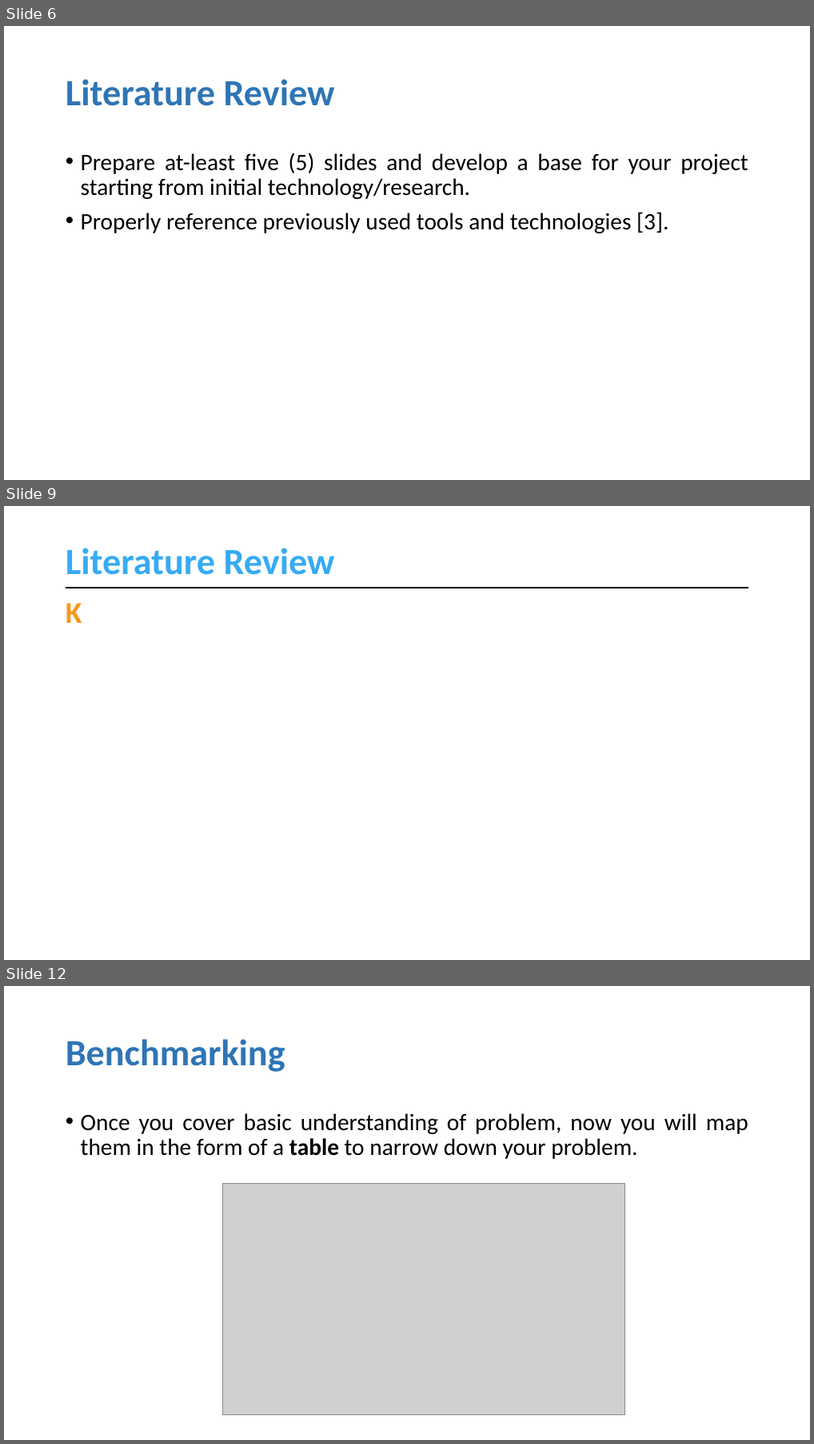
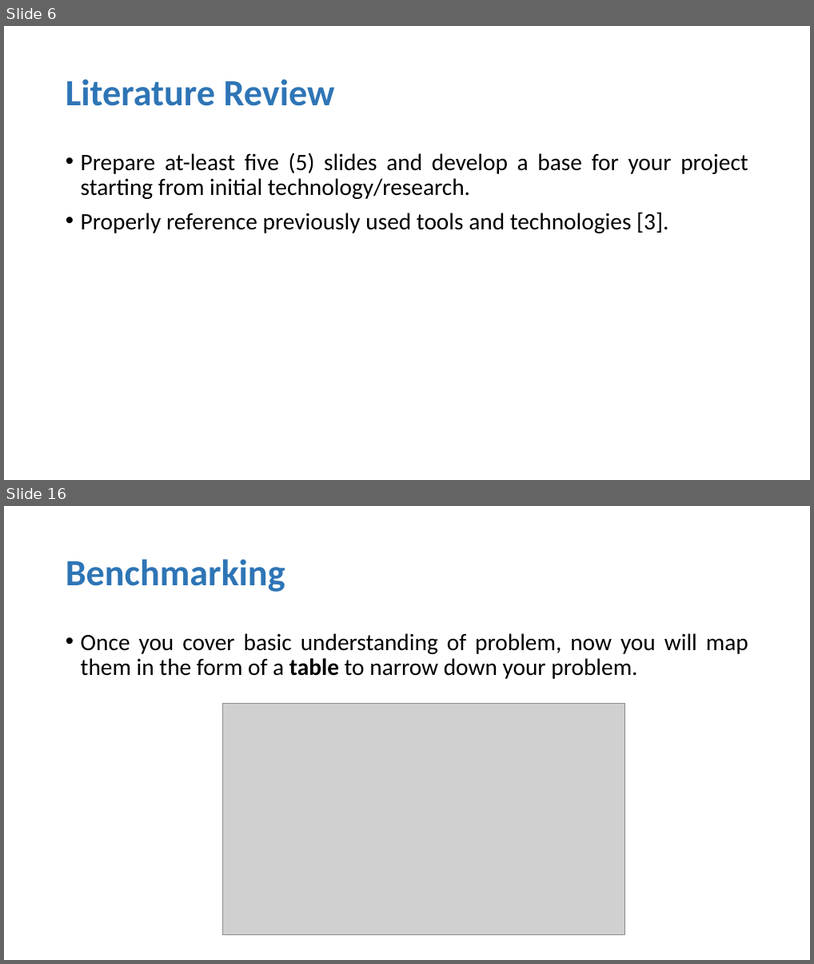
Before and after one commit to muhammadahsanmirza/fyp-constituency-connect, a slide deck: 4- Idea Evaluation/Idea Evaluation Slides (Filled).pptx. Shown one above the other, each under a label of ours: slides 6, 9 and 12 before the commit, slides 6 and 16 after it; the slides between them are not shown. The pictures are 814x1444 and 814x964 pixels, drawn with LibreOffice and Linux fonts; fonts in the diff are those of the drawing; grey boxes stand for pictures. Boxes give left, top, right and bottom in pixels: in the first picture for what was removed or moved away, otherwise in the second. Text is boxed around its words. In the diff, an @@ line names an element or a change of style, - is before the commit and + after.

Commit message:
Add Literature Review in Idea Evaluation Slides

```diff
--- a/4- Idea Evaluation/Idea Evaluation Slides (Filled).pptx
+++ b/4- Idea Evaluation/Idea Evaluation Slides (Filled).pptx
@@ slide 9 removed at (4, 506, 810, 960), background #FFFFFF @@
@@ title removed at (66, 548, 335, 575) @@
-Literature Review
@@ line removed from (66, 588) to (750, 588) @@
@@ text removed at (66, 603, 82, 623) @@
-K
@@ what was slide 12 is now slide 16 @@
```
Also in this commit, not shown: 4 slides changed, 6 slides added.
